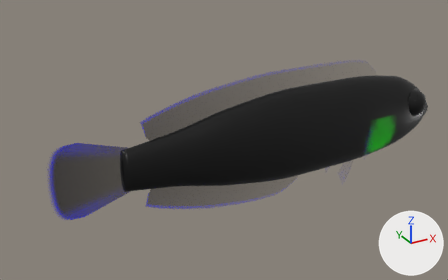
One commit to the glTF model app/src/main/assets/models/dottyback.glb: the scene before it, then after it.
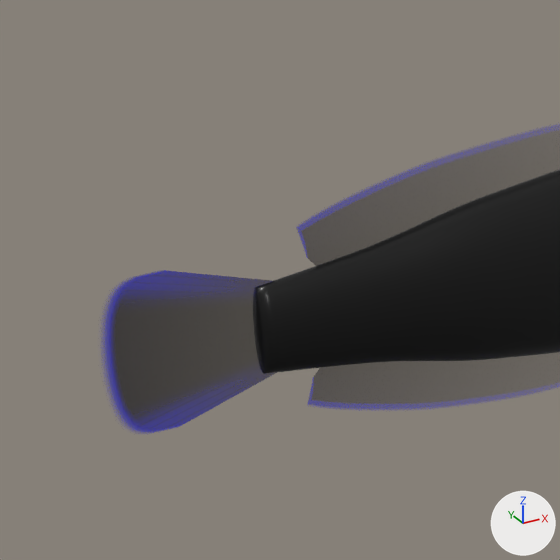
Old and new are each drawn whole from a 50 mm lens placed at (-0.712, -1.095, 0.568), pointed at (-0.09, 0.036, 0.002) and again close up on the part from 0% to 59% of the width and 5% to 100% of the height. The lights are fixed; the arrows at lower right show +X, +Y and +Z. The first two pictures are the older version. Where no turn or scale is listed for an object, it has been applied to the vertices. Vertices at exactly the same position are counted once.

Objects in the first close-up: 'Body', 'FinAnal', 'FinCaudal', 'FinDorsal'.
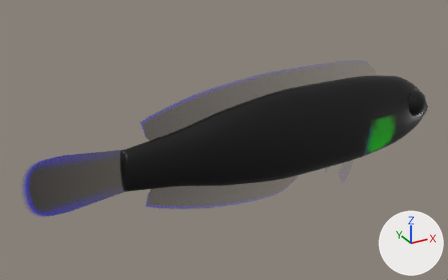
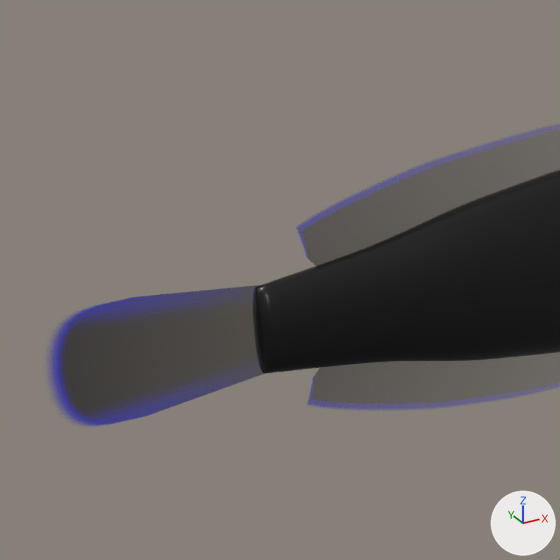
The newer file is also rescaled (x0.952), turned or shifted as a whole; pictures and numbers use the older file's frame.

The change, as JSON lines over the scene's bpy script:
```json
{"block": "me_fincaudal", "where": "# used by ob_fincaudal; location = (0.0, 0.0, 0.0)"}
{"op": "remove", "block": "me_fincaudal", "code": "me_fincaudal.from_pydata(...)  # 126 vertices, 200 faces; spans x -0.5..-0.312, y 0.0, z -0.084..0.084"}
{"op": "add", "block": "me_fincaudal", "code": "me_fincaudal.from_pydata(...)  # 126 vertices, 200 faces; spans x -0.55..-0.312, y 0.0, z -0.063..0.063"}
{"block": "me_fincaudal", "change": "me_fincaudal part 1: 105 of 126 vertices moved; they spanned x -0.5..-0.337, y 0.0, z -0.084..0.084 and now span x -0.55..-0.343, y 0.0, z -0.063..0.063; mean shift (-0.027, 0.0, 0.0); largest move (-0.499, 0.0, -0.026) -> (-0.548, 0.0, -0.019)"}
```

Changed parts and their boxes (x1, y1, x2, y2) in the close-ups (560 x 560 px):
```json
{"object": "FinCaudal", "change": "reshaped", "before": [104, 270, 277, 432], "after": [51, 285, 264, 425], "on screen": "23% wider, 13% shorter"}
```
